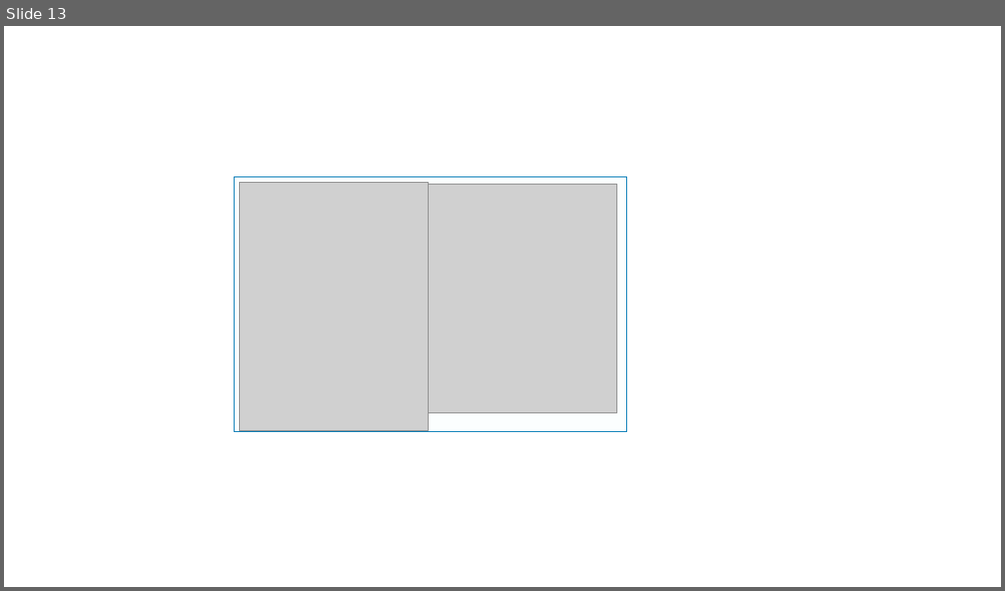
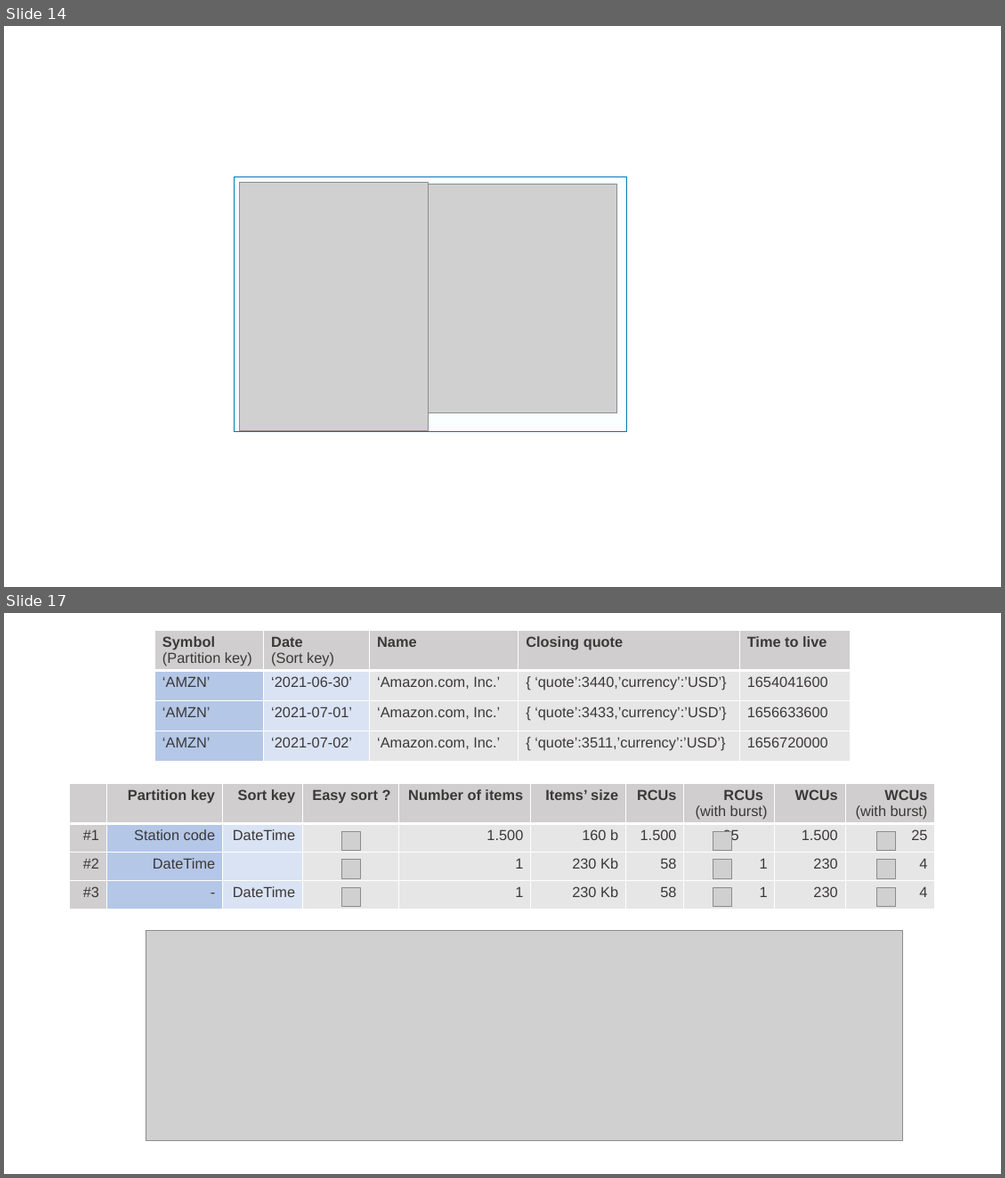
Before and after one commit to ouvreboite/velinfo, a slide deck: docs/velinfo_architecture.pptx. Shown one above the other, each under a label of ours: slide 13 before the commit, slides 14 and 17 after it; the slides between them are not shown. The pictures are 1005x591 and 1005x1178 pixels, drawn with LibreOffice and Linux fonts; fonts in the diff are those of the drawing; grey boxes stand for pictures. Boxes give left, top, right and bottom in pixels: in the first picture for what was removed or moved away, otherwise in the second. Text is boxed around its words. In the diff, an @@ line names an element or a change of style, - is before the commit and + after.

```diff
--- a/docs/velinfo_architecture.pptx
+++ b/docs/velinfo_architecture.pptx
@@ slide 17 added at (4,613,1001,1174), background #FFFFFF @@
@@ table added at (155,630,851,763), 4 rows, 5 columns @@
+Symbol / (Partition key) | Date / (Sort key) | Name | Closing quote | Time to live
+‘AMZN’ | ‘2021-06-30’ | ‘Amazon.com, Inc.’ | { ‘quote’:3440,’currency’:’USD’} | 1654041600
+‘AMZN’ | ‘2021-07-01’ | ‘Amazon.com, Inc.’ | { ‘quote’:3433,’currency’:’USD’} | 1656633600
+‘AMZN’ | ‘2021-07-02’ | ‘Amazon.com, Inc.’ | { ‘quote’:3511,’currency’:’USD’} | 1656720000
@@ table added at (70,784,935,911), 4 rows, 10 columns @@
+ | Partition key | Sort key | Easy sort ? | Number of items | Items’ size | RCUs | RCUs / (with burst) | WCUs | WCUs / (with burst)
+#1 | Station code | DateTime |  | 1.500 | 160 b | 1.500 | 25 | 1.500 | 25
+#2 | DateTime |  |  | 1 | 230 Kb | 58 | 1 | 230 | 4
+#3 | - | DateTime |  | 1 | 230 Kb | 58 | 1 | 230 | 4
@@ picture added at (342,831,361,850) @@
@@ picture added at (713,831,732,850) @@
@@ picture added at (877,831,896,850) @@
@@ picture added at (341,860,360,878) @@
@@ picture added at (713,860,732,878) @@
@@ picture added at (877,860,896,878) @@
@@ picture added at (342,887,361,906) @@
@@ picture added at (713,887,732,906) @@
@@ picture added at (877,887,896,906) @@
@@ picture added at (146,930,903,1141) @@
@@ what was slide 13 is now slide 14 @@
```
Also in this commit, not shown: 3 slides changed, 6 other slides added.
